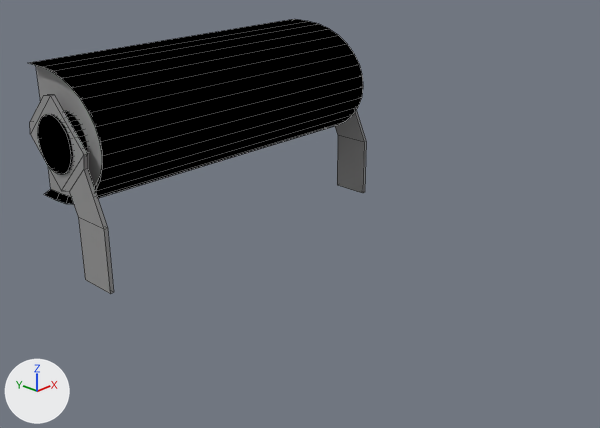
Before and after pictures for a commit that changed the Blender file Assets/end_konveer (9).blend.
The view is the same before and after, from a 50 mm camera at (-1.5, -1.417, 0.96) aimed at (-0.044, -0.025, 0.141). The axes (+X, +Y, +Z) are drawn at lower left. The lights are the same throughout. Mesh edges are drawn as thin lines.
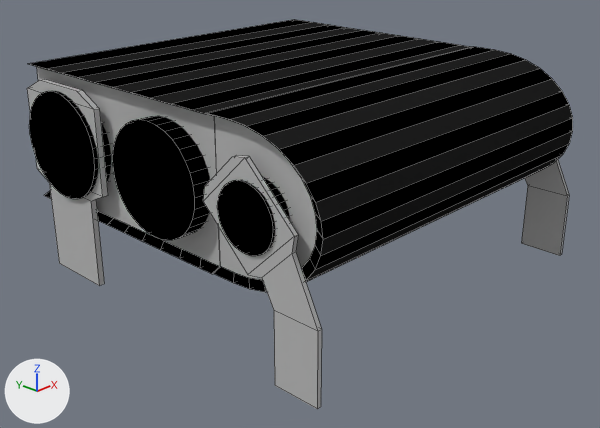
Pixel boxes [x1, y1, x2, y2] of what changed, in the pictures (600 x 428 px; the box of a moved part takes in the faces that stretch with it):
'Cylinder', reshaped, rescaled (62% wider, 42% taller): before [29, 19, 366, 294]; after [27, 19, 573, 409]
part 1 of me_cylinder, moved or reshaped: before [29, 19, 363, 204]; after [207, 46, 573, 292]
part 2 of me_cylinder, moved or reshaped: before [38, 111, 87, 174]; after [217, 177, 290, 256]
part 3 of me_cylinder, moved or reshaped: before [335, 110, 366, 193]; after [521, 159, 569, 256]
part 4 of me_cylinder, moved or reshaped: before [30, 95, 114, 294]; after [203, 155, 322, 409]
part 5 of me_cylinder, added (black): after [29, 91, 111, 199]
part 6 of me_cylinder, added (black): after [112, 116, 210, 240]
part 7 of me_cylinder, added (black): after [29, 19, 471, 274]
part 8 of me_cylinder, added: after [27, 79, 108, 286]

Patch to the scene script:
```diff
--- a/Assets/end_konveer (9).blend.py
+++ b/Assets/end_konveer (9).blend.py
@@ mat_material_004 @@
+mat_material_004 = diffuse_material('Material.004')
+mat_material_004.base_color = (0.497, 0.497, 0.497)  # grey #bbbbbb
@@ mat_material_002 @@
+mat_material_002 = diffuse_material('Material.002')
+mat_material_002.base_color = (0.0147, 0.0147, 0.0147)  # black #202020
@@ me_cylinder @@
 # used by ob_cylinder; location = (0.0, 0.0, 0.0); rotation_euler = (0.0, 1.571, 0.0), in degrees (0, 90, 0); scale = (0.167, 0.225, 0.455)
-me_cylinder.from_pydata(...)  # 188 vertices, 137 faces; spans x -3.16..0.02, y 0.88..2.23, z -1.1..1.1
+me_cylinder.from_pydata(...)  # 444 vertices, 307 faces; spans x -3.16..0.02, y -2.11..2.1, z -1.1..1.1
+# me_cylinder part 1: the loose piece of 76 vertices spanning x -3.16..-1.06, y 0.9..2.23, z -1.05..1.05 is moved by (0.0, -2.99, 0.0)
+# me_cylinder part 2: the loose piece of 64 vertices spanning x -2.53..-1.63, y 1.34..2.01, z -1.1..1.1 is moved by (0.0, -2.99, 0.0)
+# me_cylinder part 3: the loose piece of 24 vertices spanning x -2.81..0.02, y 0.88..2.22, z 1.06..1.09 is moved by (0.0, -2.99, 0.0), in mat_material_004 (grey #bbbbbb)
+# me_cylinder part 4: the loose piece of 24 vertices spanning x -2.81..0.02, y 0.88..2.22, z -1.09..-1.06 is moved by (0.0, -2.99, 0.0), in mat_material_004 (grey #bbbbbb)
+# me_cylinder part 5: a new loose piece, a 32-sided cylinder along z spanning x -2.9..-1.3, y 0.84..2.07, z -1.1..1.1, in mat_material_012 (black #000000)
+# me_cylinder part 6: a new loose piece, a 32-sided cylinder along z spanning x -2.9..-1.3, y -0.69..0.53, z -1.1..1.1, in mat_material_012 (black #000000)
+# me_cylinder part 7: a new loose piece of 88 vertices spanning x -3.15..-1.05, y -0.77..2.1, z -1.05..1.05
+# me_cylinder part 8: a new loose piece of 20 vertices spanning x -2.99..0.01, y 0.82..2.08, z -1.08..-1.05, in mat_material_004 (grey #bbbbbb)
 me_cylinder.materials.append(mat_material_012)
-me_cylinder.materials.append(mat_material_011)  # grey #999999
+me_cylinder.materials.append(mat_material_004)  # grey #bbbbbb
+me_cylinder.materials.append(mat_material_002)  # black #202020
@@ ob_cylinder @@
 ob_cylinder.rotation_euler = (0.0, 1.571, 0.0)  # degrees (0, 90, 0)
-ob_cylinder.scale = (0.167, 0.225, 0.455)
+ob_cylinder.scale = (0.167, 0.237, 0.455)
```
